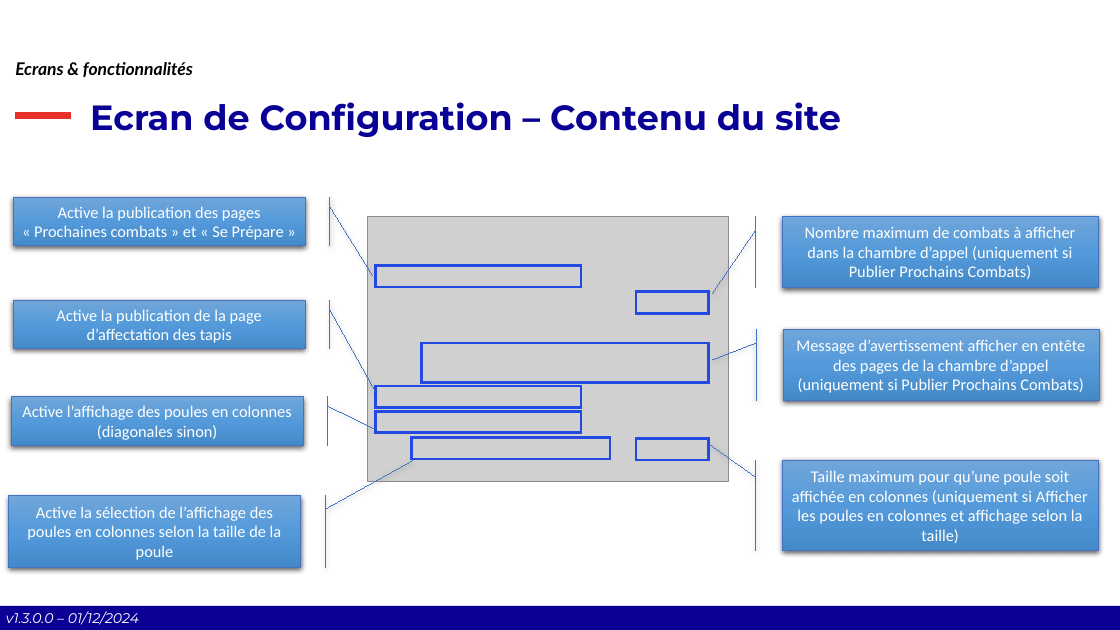
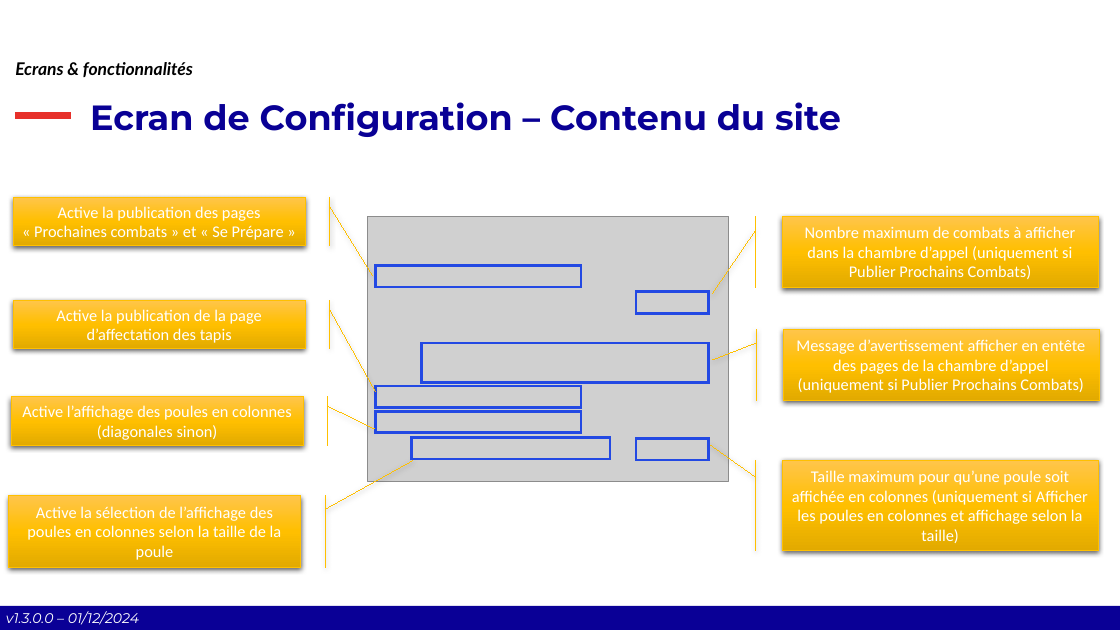
Before and after one commit to Comite-Rhone-Judo/PublicationSuiviCompetition, a slide deck: slide 17 of AppPublication/Documentation/PublicationSuiviCompetition - Manuel d'utilisation.pptx. Drawn at 1120x630 pixels with LibreOffice and Linux fonts; fonts in the diff are those of the drawing; grey boxes stand for pictures; background and template pictures are left out. Boxes give left, top, right and bottom in pixels: in the first picture for what was removed or moved away, otherwise in the second. Text is boxed around its words. In the diff, an @@ line names an element or a change of style, - is before the commit and + after.

Commit message:
Correction de la numerotation des versions test en beta Mise a jour du manuel avec les nouvelles IHMs Correction du bouton de sélection du répertoire de travail qui avait disparu Test de la valeur null sur SiteDistantSelectionne

```diff
--- a/AppPublication/Documentation/PublicationSuiviCompetition - Manuel d'utilisation.pptx
+++ b/AppPublication/Documentation/PublicationSuiviCompetition - Manuel d'utilisation.pptx
@@ fill gradient #71A6DB to #559BDB to #448ACA to gradient #FFC64B to #FFC000 to #E3AB00; outline #4472C4 0.75 pt to #FFC000 0.75 pt in 7 elements at (x1=13, y1=197, x2=306, y2=246), (x1=782, y1=216, x2=1098, y2=287), (x1=783, y1=329, x2=1099, y2=401), (x1=782, y1=460, x2=1098, y2=551), (x1=13, y1=300, x2=306, y2=349), (x1=11, y1=397, x2=303, y2=446), (x1=8, y1=496, x2=301, y2=567) @@
```
Also in this commit, not shown: 6 other slides changed, 6 other files.
